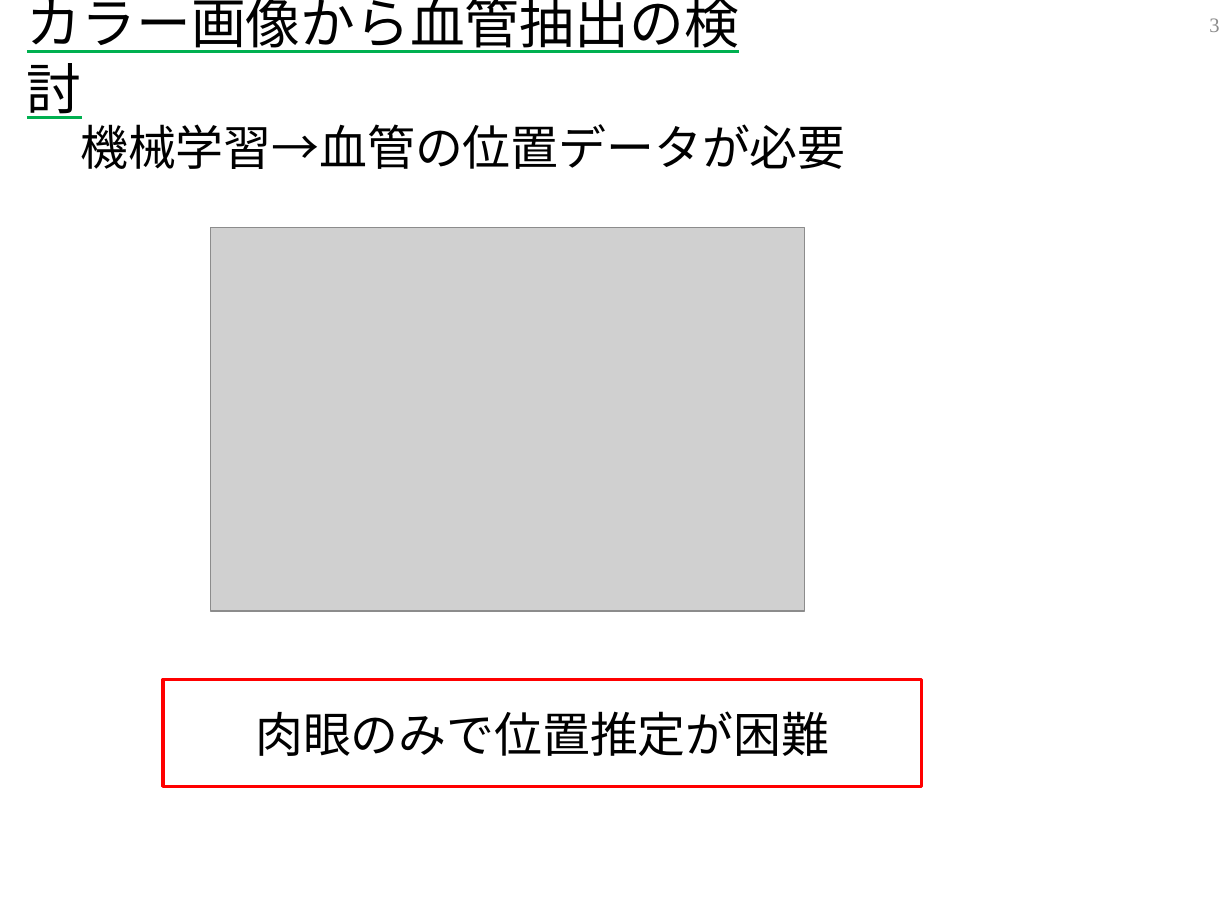
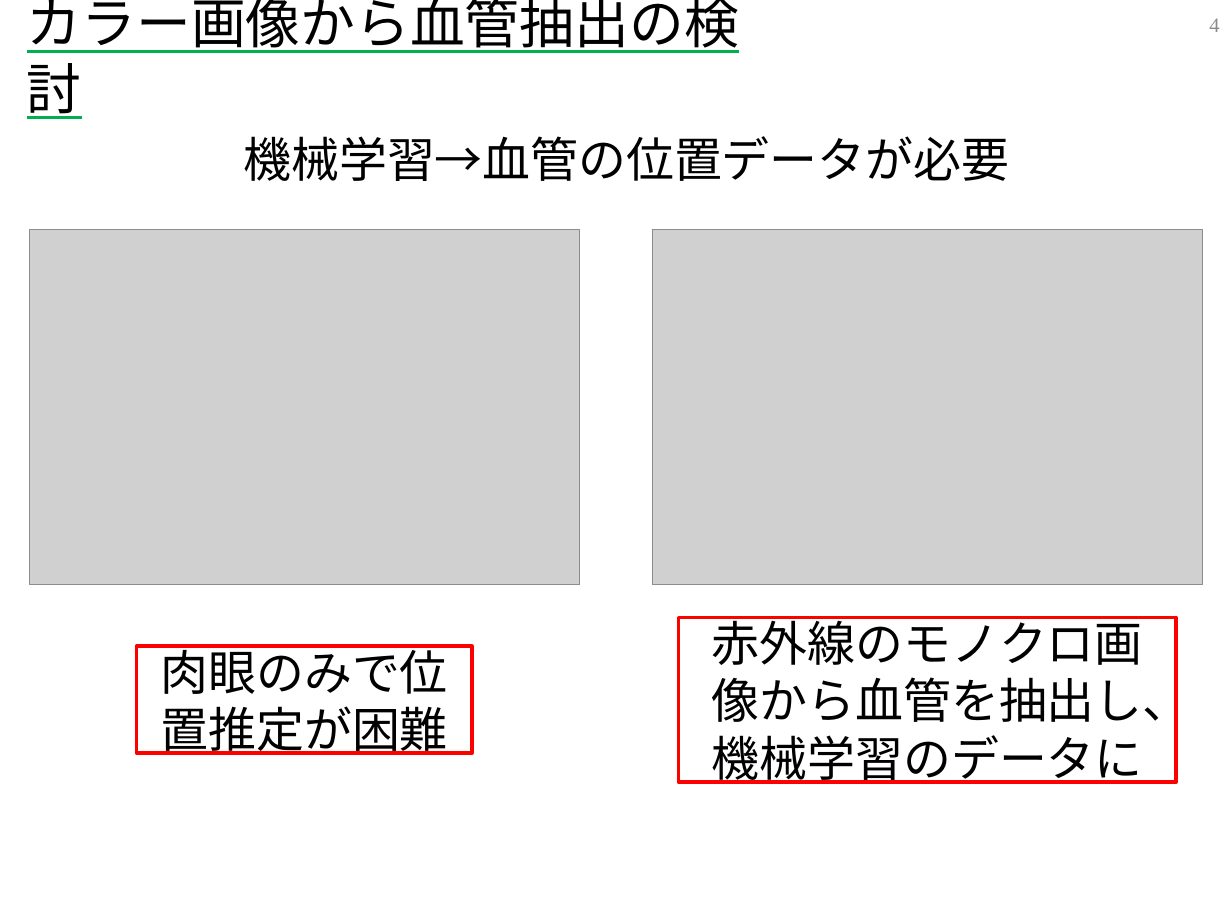
Before and after one commit to Quevun/blood_vessel_detection, a slide deck: slide 5 of blood vessel detection.pptx (slide 4 before the commit). Drawn at 1232x924 pixels with LibreOffice and Linux fonts; fonts in the diff are those of the drawing; grey boxes stand for pictures. Boxes give left, top, right and bottom in pixels: in the first picture for what was removed or moved away, otherwise in the second. Text is boxed around its words. In the diff, an @@ line names an element or a change of style, - is before the commit and + after.

```diff
--- a/blood vessel detection.pptx
+++ b/blood vessel detection.pptx
@@ page number at (1209,18,1219,32): text changed @@
-3
+4
@@ text "機械学習→血管の位置データが必要": place and size @@
-text "機械学習→血管の位置データが必要" at (80,116,846,169)
+text "機械学習→血管の位置データが必要" at (243,136,1009,181)
@@ text "機械学習→血管の位置データが必要" at (243,136,1009,181): line spacing 0.9 to 0.8 @@
@@ picture: place and size @@
-picture at (211,228,806,611)
+picture at (30,229,579,584)
@@ picture added at (652,229,1201,584) @@
@@ rectangle added at (679,617,1177,782), fill #FFFFFF, outline #FF0000 2 pt, 28 pt, text #000000 @@
+赤外線のモノクロ画像から血管を抽出し、機械学習のデータに
@@ rectangle "肉眼のみで位置推定が困難": place and size @@
-rectangle "肉眼のみで位置推定が困難" at (163,679,922,786)
+rectangle "肉眼のみで位置推定が困難" at (137,647,472,754)
```
Also in this commit, not shown: 6 other slides changed, 2 slides added, 1 slide removed.
